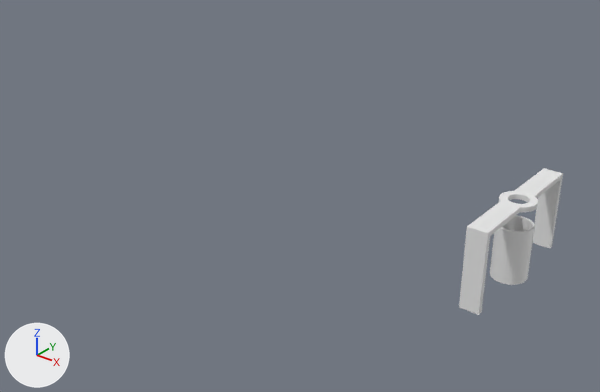
An edit to the Blender file model.blend, drawn before and after from the same camera.
Both versions are drawn from a camera (50 mm lens) standing at (27.5, -66.4, 42.2) and looking at (-16.7, -11.2, 7.9). The lights are fixed; the arrows at lower left show +X, +Y and +Z.

Before the edit, the objects in view are built like this:
```python
me_cube = bpy.data.meshes.new('Cube')
me_cube.from_pydata(...)  # 156 vertices, 78 faces; spans x -1.7..1.8, y -7.7..8.3, z -1.0..7.3
me_cube.materials.append(mat_material)  # white #e7e7e7
me_cylinder_002 = bpy.data.meshes.new('Cylinder.002')
me_cylinder_002.from_pydata(...)  # 128 vertices, 68 faces; spans x -1.79..1.79, y -1.79..1.79, z -1.89..3.71
ob_cup = bpy.data.objects.new('cup', me_cylinder_002)
ob_cup.location = (0.06, 0.18, 2.09)
ob_dispenser = bpy.data.objects.new('dispenser', me_cube)
ob_dispenser.location = (0.0, 0.0, 1.09)
```
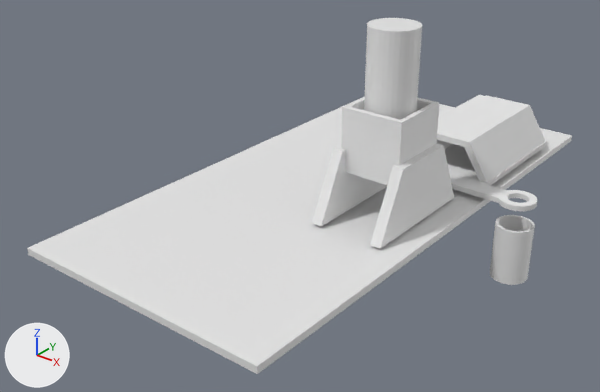
The newer file is also turned or shifted as a whole; pictures and numbers use the older file's frame.

Where the change shows, as pixel boxes (x1, y1, x2, y2) in the pictures (600 x 392 px):
'table', added
    after: (27, 96, 572, 374)
'bottle_holder', added
    after: (312, 97, 454, 249)
'case_removable', added
    after: (437, 95, 545, 183)
'dispenser', deleted
    before: (459, 168, 563, 315)
'bottle', added
    after: (364, 18, 422, 192)
'case_fixed', added
    after: (437, 95, 545, 211)

The edits, one by one:
Mesh me_cube_006 is new.
It has 96 vertices, 58 faces and spans x -1.0..6.28, y -5.97..6.58, z -1.71..8.48.
Mesh me_cube_1 is new.
It has 139 vertices, 77 faces and spans x -1.7..14.5, y -11.7..1.9, z 3.2..7.3.
It uses material mat_material (white #e7e7e7).
Mesh me_cylinder is new.
It has 158 vertices, 99 faces and spans x -2.4..2.4, y -2.4..2.4, z -16.7..6.1.
Mesh me_cube_007 is new.
It is a box spanning x -1.0..1.0, y -1.0..1.0, z -1.0..1.0.
Mesh me_cube_008 is new.
It has 12 vertices, 9 faces and spans x 1.0..14.49, y -10.77..-3.41, z 3.19..6.79.
It uses material mat_material (white #e7e7e7).
Object 'dispenser' (ob_dispenser) is deleted.
Object 'bottle_holder' (ob_bottle_holder) is new; it shows me_cube_006.
Its location is (-11.64, -8.52, 9.36).
Object 'case_fixed' (ob_case_fixed) is new; it shows me_cube_1.
Its location is (-0.13, 0.06, 15.27).
Its rotation in degrees is (0, 180, -90).
Object 'bottle' (ob_bottle) is new; it shows me_cylinder.
Its location is (-9.07, -8.1, 19.05).
Its rotation in degrees is (0, 0, 0).
Its scale is (0.951, 0.951, 0.951).
Object 'table' (ob_table) is new; it shows me_cube_007.
Its location is (-16.08, -5.89, 7.08).
Its rotation in degrees is (0, 0, 180).
Its scale is (-13.0, -26.8, -0.329).
Object 'case_removable' (ob_case_removable) is new; it shows me_cube_008.
Its location is (-0.33, 0.33, 15.29).
Its rotation in degrees is (0, 180, -90).
